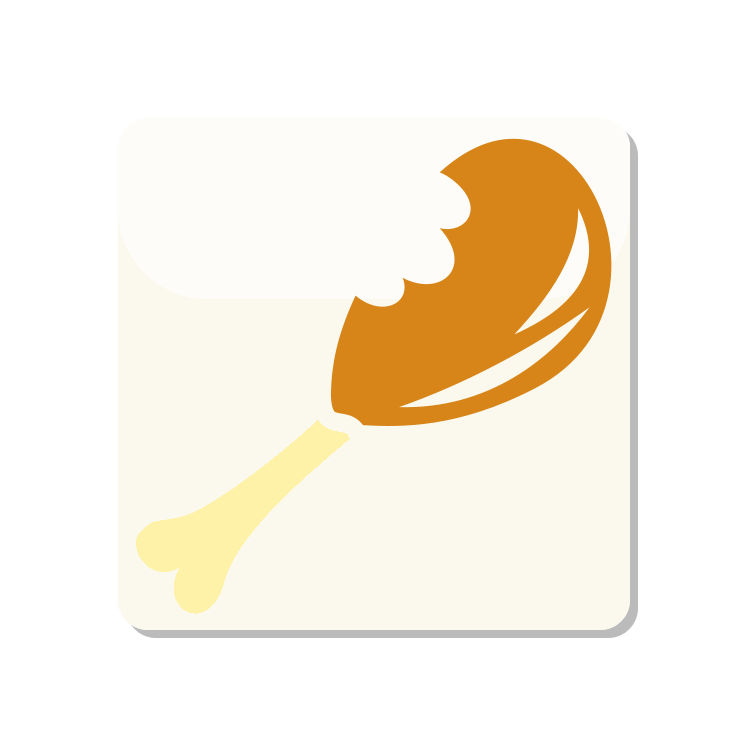
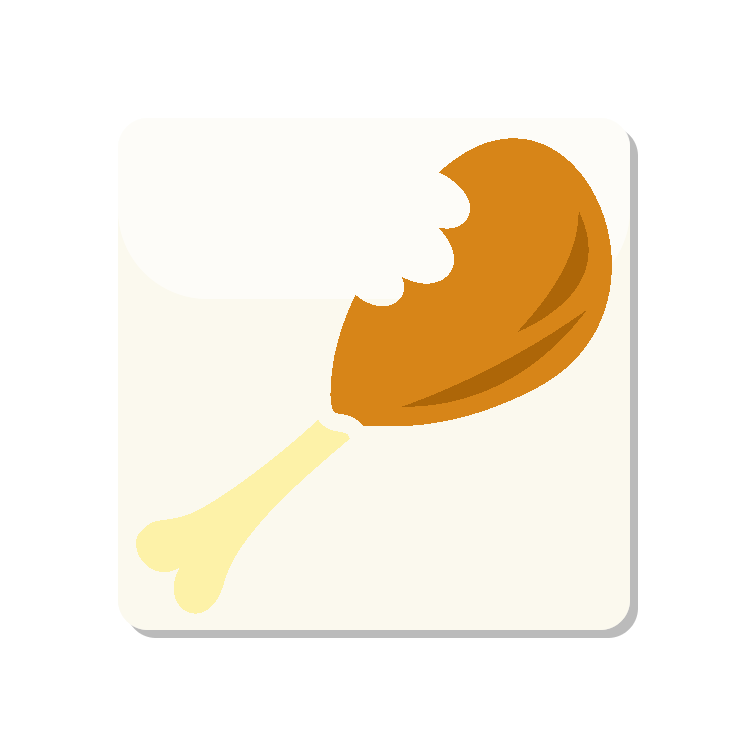
Before/after of a 748px x 748px layered artwork. What changed in the layer stack:
painted on "Pasted Layer #2" over <box>330,138,612,426</box>
